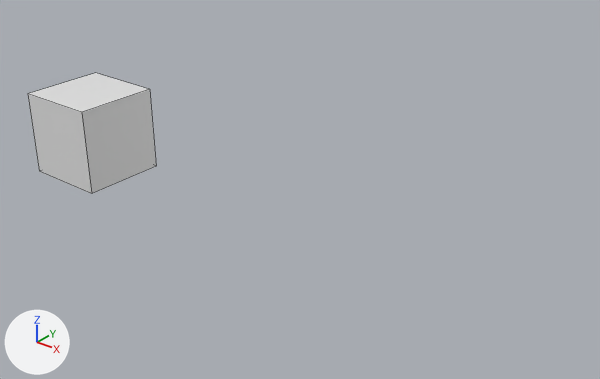
Renders of the Blender file resources/fbx/cubeanimated.blend from each side of a commit.
Both versions are drawn from a camera (50 mm lens) standing at (5.57, -11.5, 7.49) and looking at (-3.78, 0.19, 0.24). Arrows for +X, +Y and +Z are at lower left; the lights stay in place. Mesh edges are drawn as thin lines.
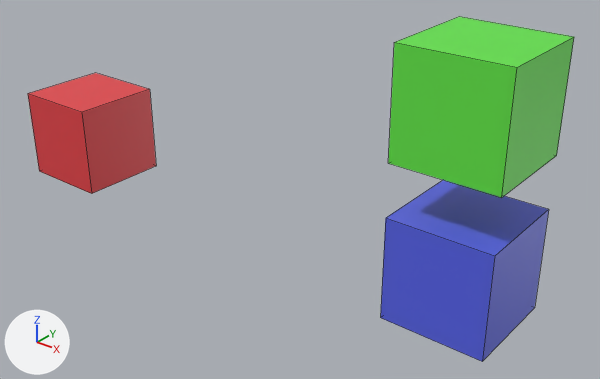
The edits, one by one:
Material 'Red' (mat_red) is new.
Its base color is (0.8, 0.0498, 0.0594) (red #e73f45).
Its roughness is 0.4.
Material 'Green' (mat_green) is new.
Its base color is (0.123, 0.8, 0.0626) (green #62e747).
Material 'Blue' (mat_blue) is new.
Its base color is (0.0984, 0.127, 0.8) (blue #5864e7).
Its roughness is 0.4.
me_cube has 8 vertices, 6 faces and spans x -1.0..1.0, y -1.0..1.0, z -1.0..1.0.
me_cube no longer uses material mat_material (white #e7e7e7).
me_cube now uses material mat_red (red #e73f45).
Mesh me_greencube is new.
It is a box spanning x -1.0..1.0, y -1.0..1.0, z -1.0..1.0.
It uses material mat_green (green #62e747).
Mesh me_bluecube is new.
It is a box spanning x -1.0..1.0, y -1.0..1.0, z -1.0..1.0.
It uses material mat_blue (blue #5864e7).
Object 'Green' (ob_green) is new; it shows me_greencube.
Its location is (0.0, 0.0, 3.0).
Object 'Blue' (ob_blue) is new; it shows me_bluecube.
Its location is (0.0, 0.0, 0.0).

Boxes [x1, y1, x2, y2] around the edits, measured in the pictures (600 x 379 px):
'Green', added (green): after [388, 17, 574, 197]
'Blue', added (blue): after [381, 180, 549, 362]
'Cube', recoloured (white to red): [28, 73, 156, 194] in both
